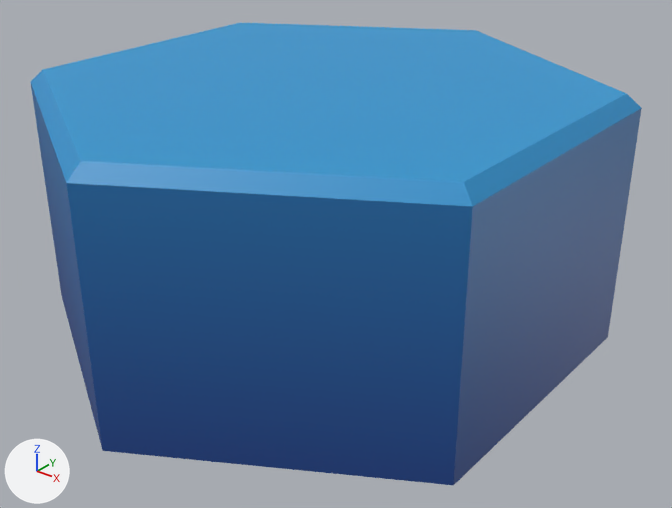
The glTF model assets/models/tiles/sea.glb: old version first, new version second.
The view is the same before and after, from a 50 mm camera at (2.16, -2.62, 0.93) aimed at (0.09, -0.03, -0.67). The axes (+X, +Y, +Z) are drawn at lower left. The lights are the same throughout. The picture after the commit comes second. Where no turn or scale is listed for an object, it has been applied to the vertices. Vertices at exactly the same position are counted once.

In view in the first picture: 'tile'.
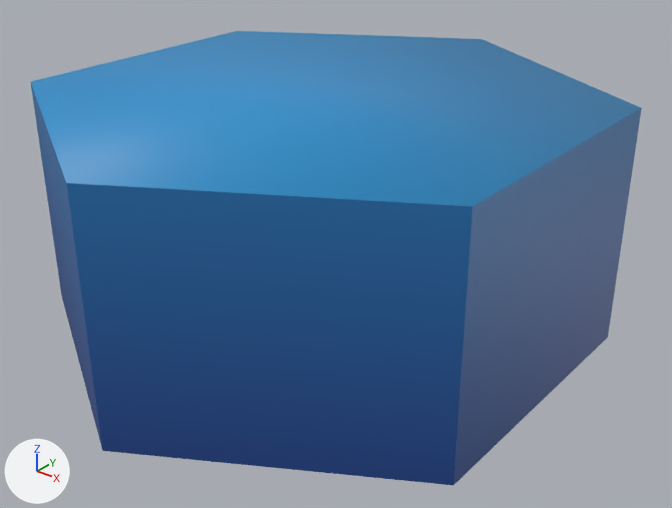
Pixel boxes [x1, y1, x2, y2] of what changed, in the pictures (672 x 508 px):
'tile', reshaped: before [31, 23, 642, 485]; after [31, 31, 642, 485]
part 1 of me_terrain, cut back: before [31, 23, 641, 207]; after [31, 31, 641, 207]

Patch to the scene script:
```diff
--- a/assets/models/tiles/sea.glb.py
+++ b/assets/models/tiles/sea.glb.py
@@ me_terrain @@
 # used by ob_tile; location = (0.0, 0.0, 0.0)
-me_terrain.from_pydata(...)  # 20 vertices, 36 faces; spans x -1.0..1.0, y -1.15..1.15, z -1.0..0.0
+me_terrain.from_pydata(...)  # 12 vertices, 16 faces; spans x -1.0..1.0, y -1.15..1.15, z -1.0..-0.05
+# me_terrain part 1
+# 8 vertices are removed from x -0.95..0.95, y -1.1..1.1, z -1.0..0.0
+# 24 faces are deleted
+# 4 new faces join them
 me_terrain.materials.append(mat_hexagons_medieval)
```
